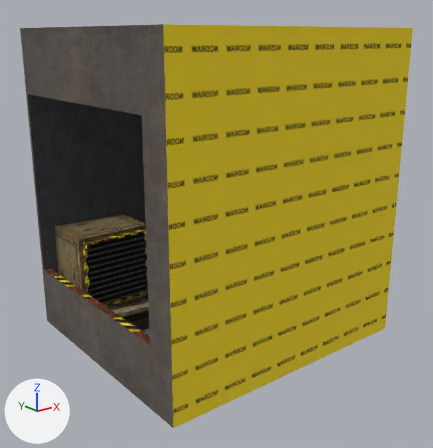
Before and after pictures for a commit that changed the OBJ model Assets/Models/Generated/props/elevator.vmf.obj.
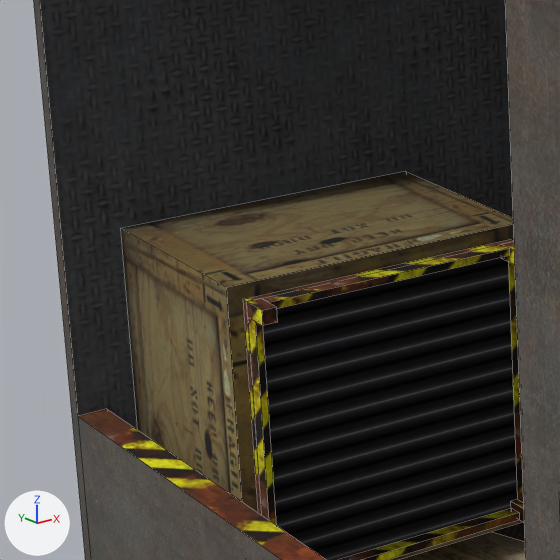
Old and new are each drawn whole from a 50 mm camera at (-193.7, -305.5, 76.2) aimed at (-4.5, -68.9, -18.4) and again close up on the part from 6% to 36% of the width and 39% to 68% of the height. Every picture has the same lights, and +X, +Y and +Z are marked at lower left. The close-ups show mesh edges as thin lines. Where no turn or scale is listed for an object, it has been applied to the vertices.

The older version as bpy lines, for what is in view:
```python
me_17 = bpy.data.meshes.new('17')
me_17.from_pydata(...)  # 8 vertices, 6 faces; spans x -74.0..-70.0, y -111.0..-2.0, z -80.0..-48.0
# faces by material slot: [3, 1, 1, 1]
me_17.materials.append(mat_metal_metalwall030a)  # picture img_metalwall030a_tga
me_17.materials.append(mat_delivery_beyond_metal025_1k_color)  # picture img_metal025_1k_color_tga
me_17.materials.append(mat_delivery_beyond_paintedmetal016_1k_color)  # picture img_paintedmetal016_1k_color_tga
me_17.materials.append(mat_tools_toolsnodraw)  # picture img_toolsnodraw_tga
me_56 = bpy.data.meshes.new('56')
me_56.from_pydata(...)  # 8 vertices, 6 faces; spans x -64.0..-26.0, y -33.0..-32.0, z -64.0..-26.0
# faces by material slot: [1, 1, 4]
me_56.materials.append(mat_cable_cable_back)
me_56.materials.append(mat_tools_toolsnodraw)  # picture img_toolsnodraw_tga
me_56.materials.append(mat_delivery_beyond_paintedmetal016_1k_color)  # picture img_paintedmetal016_1k_color_tga
me_62 = bpy.data.meshes.new('62')
me_62.from_pydata(...)  # a box spanning x -27.0..-26.0, y -35.0..-33.0, z -62.0..-28.0
me_62.materials.append(mat_delivery_beyond_paintedmetal016_1k_color)  # picture img_paintedmetal016_1k_color_tga
ob_17 = bpy.data.objects.new('17', me_17)
ob_17.location = (0.0, 0.0, 0.0)
ob_56 = bpy.data.objects.new('56', me_56)
ob_56.location = (0.0, 0.0, 0.0)
ob_62 = bpy.data.objects.new('62', me_62)
ob_62.location = (0.0, 0.0, 0.0)
# also in view: '40' at (-45.2, -24.5, -69.9); '64' at (-63.5, -34.0, -45.0); '18' at (-72.0, -117.0, 0.0); '63' at (-45.0, -34.0, -26.5); '41' at (-45.0, -17.0, -45.0)
```
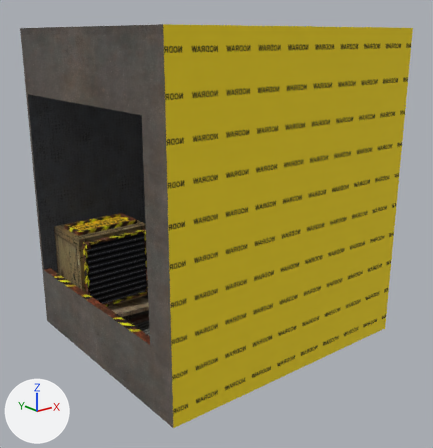
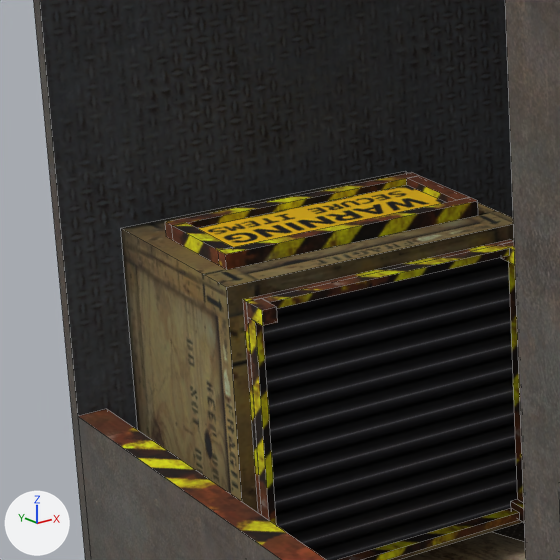
Changed parts and their boxes (x1, y1, x2, y2) in the close-ups (560 x 560 px):
```json
{"object": "160", "change": "added", "after": [197, 185, 446, 247], "on screen": "yellow"}
{"object": "161", "change": "added", "after": [218, 198, 478, 270]}
{"object": "162", "change": "added", "after": [165, 173, 419, 240]}
{"object": "154", "change": "added", "after": [172, 223, 232, 265]}
{"object": "156", "change": "added", "after": [407, 176, 470, 202], "on screen": "brown"}
```

The change, as JSON lines over the scene's bpy script:
```json
{"op": "add", "block": "img_secure_sign_tga", "code": ["img_secure_sign_tga = load_image('secure_sign.tga', 'materials/delivery_beyond/secure_sign.tga', 256, 256, 'sRGB')"]}
{"op": "add", "block": "mat_delivery_beyond_secure_sign", "code": ["mat_delivery_beyond_secure_sign = principled_material('delivery_beyond/secure_sign')", "mat_delivery_beyond_secure_sign.texture = img_secure_sign_tga", "mat_delivery_beyond_secure_sign.roughness = 1.0"]}
{"op": "add", "block": "me_162", "code": ["me_162 = bpy.data.meshes.new('162')", "me_162.from_pydata(...)  # a box spanning x -63.0..-27.0, y -11.0..-9.0, z -24.0..-22.0", "me_162.materials.append(mat_delivery_beyond_paintedmetal016_1k_color)  # picture img_paintedmetal016_1k_color_tga"]}
{"op": "add", "block": "me_161", "code": ["me_161 = bpy.data.meshes.new('161')", "me_161.from_pydata(...)  # a box spanning x -63.0..-27.0, y -26.0..-24.0, z -24.0..-22.0", "me_161.materials.append(mat_delivery_beyond_paintedmetal016_1k_color)  # picture img_paintedmetal016_1k_color_tga"]}
{"op": "add", "block": "me_160", "code": ["me_160 = bpy.data.meshes.new('160')", "me_160.from_pydata(...)  # 8 vertices, 6 faces; spans x -61.0..-29.0, y -24.0..-11.0, z -24.0..-23.0", "# faces by material slot: [5, 1]", "me_160.materials.append(mat_tools_toolsnodraw)  # picture img_toolsnodraw_tga", "me_160.materials.append(mat_delivery_beyond_secure_sign)  # picture img_secure_sign_tga"]}
{"op": "add", "block": "me_156", "code": ["me_156 = bpy.data.meshes.new('156')", "me_156.from_pydata(...)  # a box spanning x -29.0..-27.0, y -24.0..-11.0, z -24.0..-22.0", "me_156.materials.append(mat_delivery_beyond_paintedmetal016_1k_color)  # picture img_paintedmetal016_1k_color_tga"]}
{"op": "add", "block": "me_154", "code": ["me_154 = bpy.data.meshes.new('154')", "me_154.from_pydata(...)  # a box spanning x -63.0..-61.0, y -24.0..-11.0, z -24.0..-22.0", "me_154.materials.append(mat_delivery_beyond_paintedmetal016_1k_color)  # picture img_paintedmetal016_1k_color_tga"]}
{"op": "add", "block": "ob_162", "code": ["ob_162 = bpy.data.objects.new('162', me_162)", "ob_162.location = (0.0, 0.0, 0.0)"]}
{"op": "add", "block": "ob_161", "code": ["ob_161 = bpy.data.objects.new('161', me_161)", "ob_161.location = (0.0, 0.0, 0.0)"]}
{"op": "add", "block": "ob_160", "code": ["ob_160 = bpy.data.objects.new('160', me_160)", "ob_160.location = (0.0, 0.0, 0.0)"]}
{"op": "add", "block": "ob_156", "code": ["ob_156 = bpy.data.objects.new('156', me_156)", "ob_156.location = (0.0, 0.0, 0.0)"]}
{"op": "add", "block": "ob_154", "code": ["ob_154 = bpy.data.objects.new('154', me_154)", "ob_154.location = (0.0, 0.0, 0.0)"]}
```
